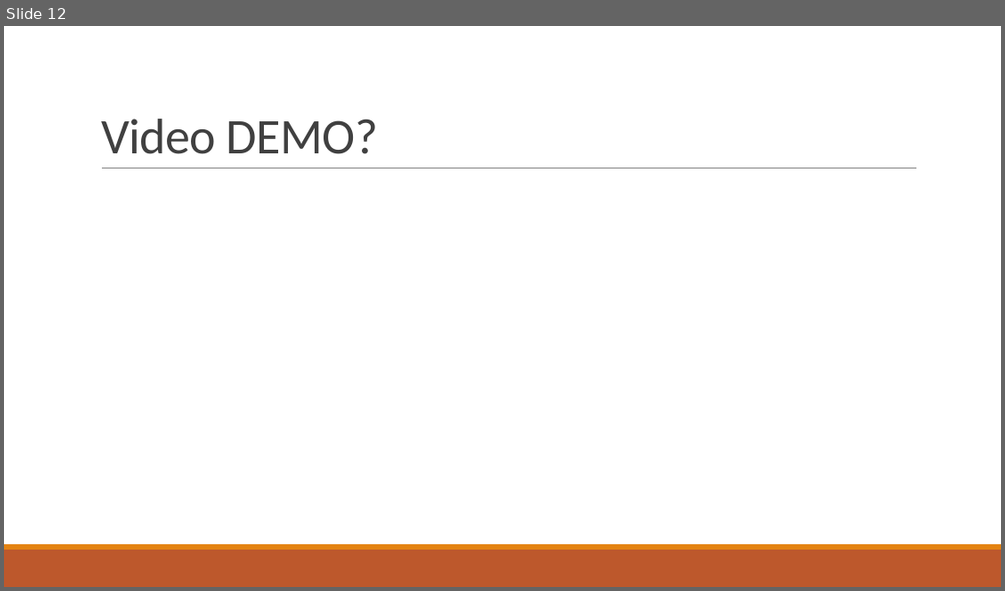
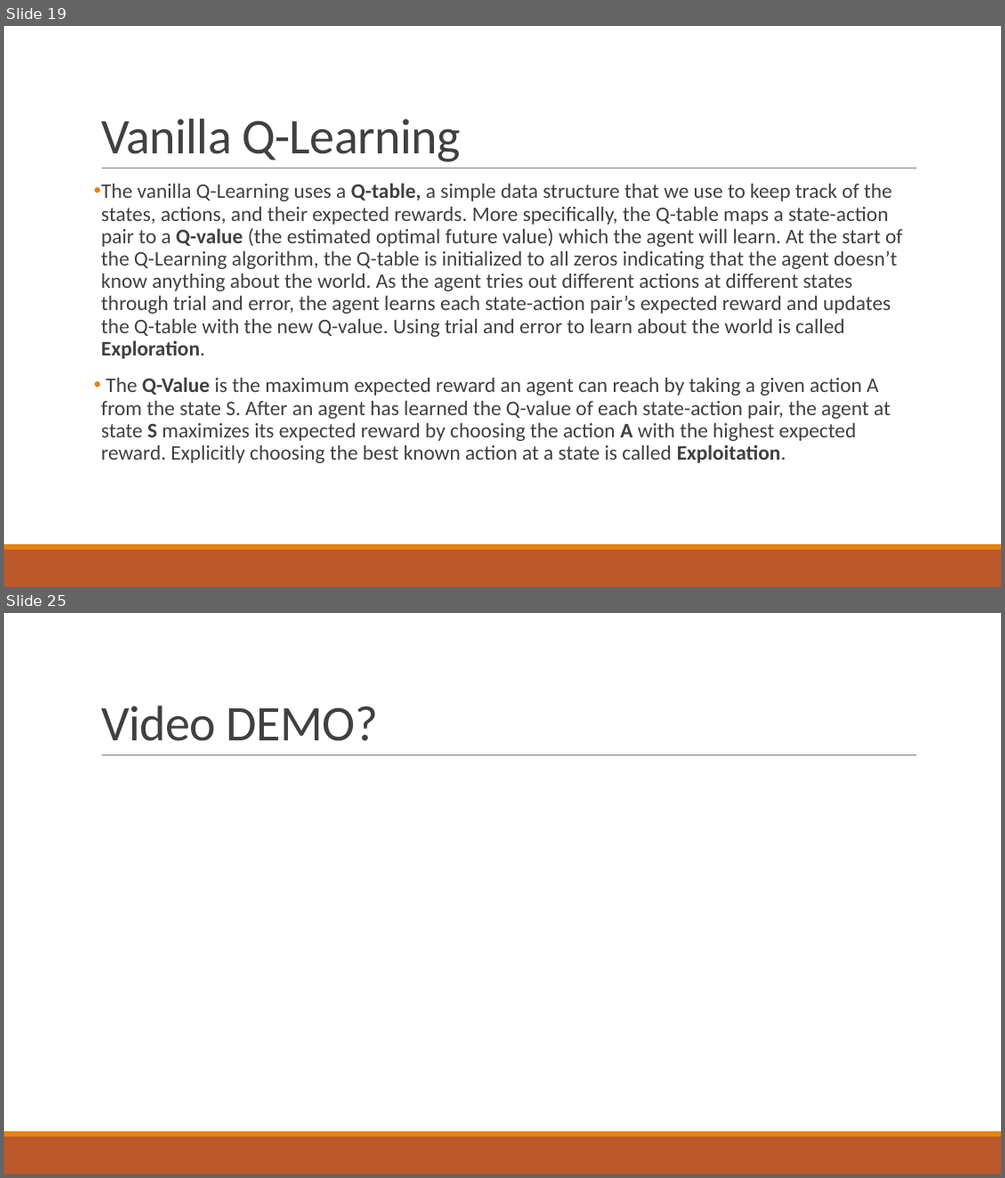
Before and after one commit to francescobaraldi/smart-neighborhood, a slide deck: Smart Neighborhood.pptx. Shown one above the other, each under a label of ours: slide 12 before the commit, slides 19 and 25 after it; the slides between them are not shown. The pictures are 1005x591 and 1005x1178 pixels, drawn with LibreOffice and Linux fonts; fonts in the diff are those of the drawing. Boxes give left, top, right and bottom in pixels: in the first picture for what was removed or moved away, otherwise in the second. Text is boxed around its words. In the diff, an @@ line names an element or a change of style, - is before the commit and + after.

```diff
--- a/Smart Neighborhood.pptx
+++ b/Smart Neighborhood.pptx
@@ slide 19 added at [4,26,1001,587], background #FFFFFF; not listed: 3 template elements that a slide beside it also shows @@
@@ title added at [101,119,460,162], 48 pt, text #404040 @@
+Vanilla Q-Learning
@@ text added at [101,183,902,463], 20 pt, text #404040 @@
+• The vanilla Q-Learning uses a Q-table, a simple data structure that we use to keep track of the states, actions, and their expected rewards. More specifically, the Q-table maps a state-action pair to a Q-value (the estimated optimal future value) which the agent will learn. At the start of the Q-Learning algorithm, the Q-table is initialized to all zeros indicating that the agent doesn’t know anything about the world. As the agent tries out different actions at different states through trial and error, the agent learns each state-action pair’s expected reward and updates the Q-table with the new Q-value. Using trial and error to learn about the world is called Exploration.
+• The Q-Value is the maximum expected reward an agent can reach by taking a given action A from the state S. After an agent has learned the Q-value of each state-action pair, the agent at state S maximizes its expected reward by choosing the action A with the highest expected reward. Explicitly choosing the best known action at a state is called Exploitation.
@@ what was slide 12 is now slide 25 @@
```
Also in this commit, not shown: 7 slides changed, 13 other slides added, 1 slide removed.
